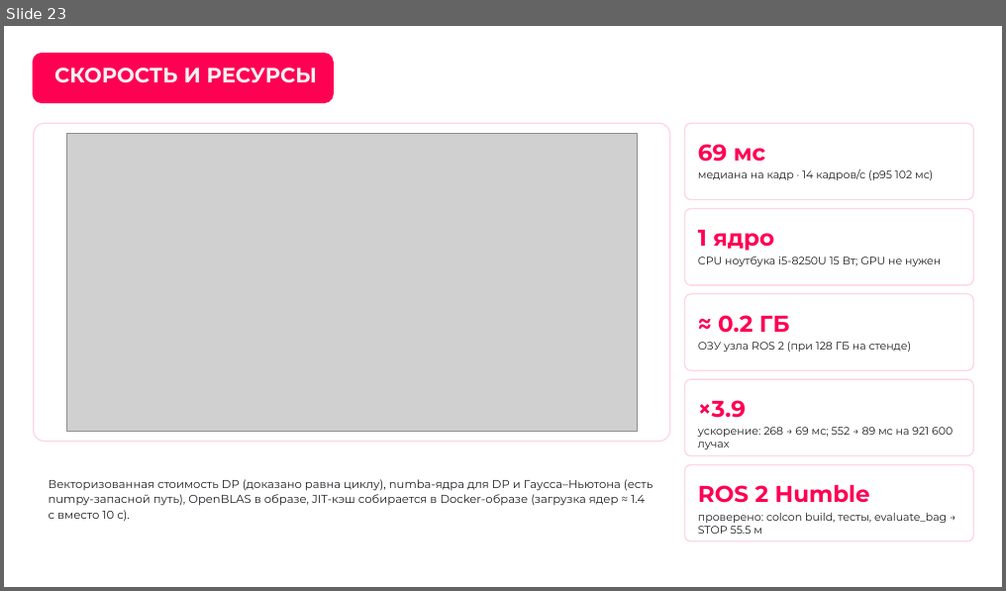
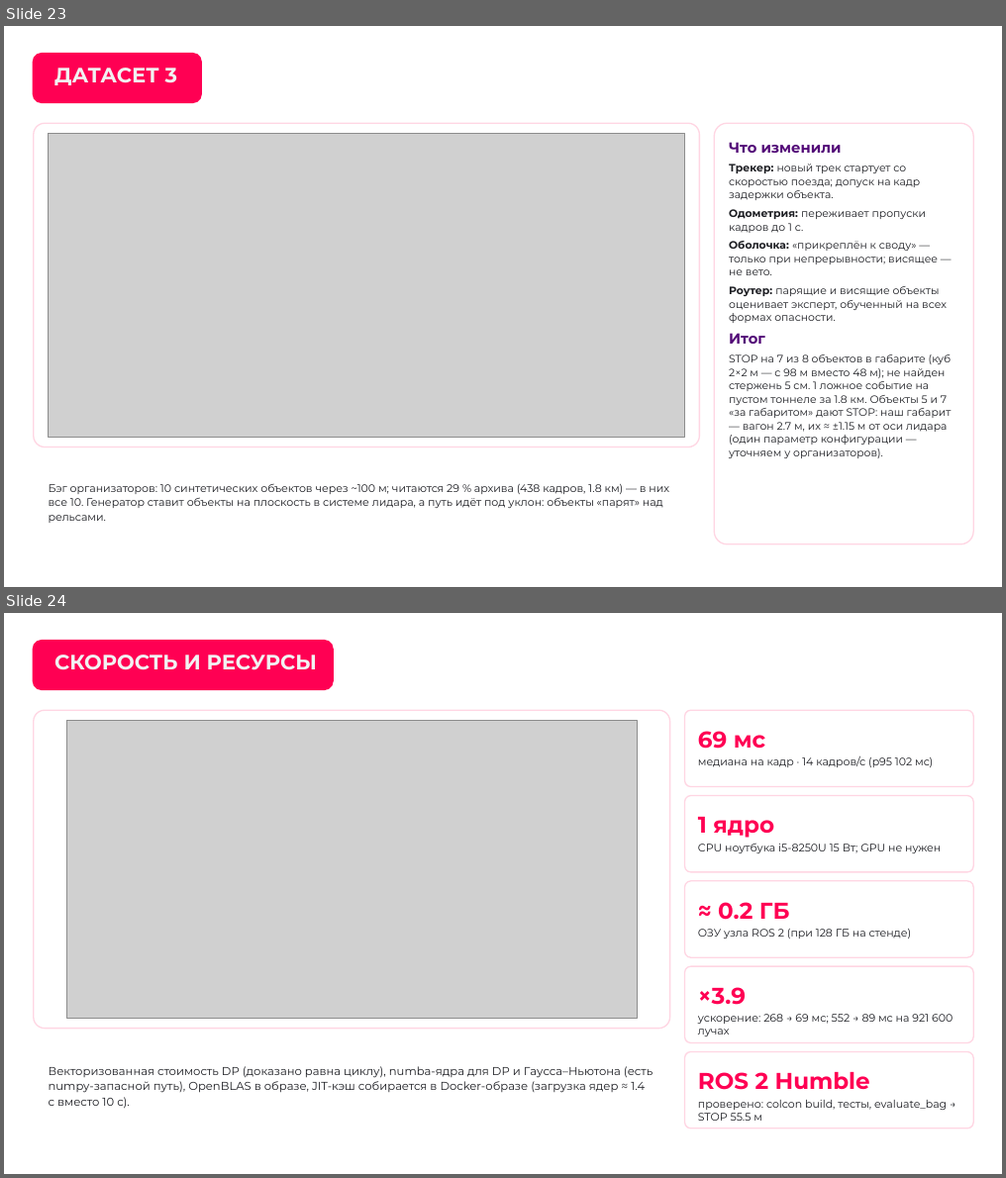
Before and after one commit to EhimenNathan/tunnelguard-lct2026, a slide deck: presentation/TunnelGuard_LCT2026.pptx. Shown one above the other, each under a label of ours: slide 23 before the commit, slides 23 and 24 after it. The pictures are 1006x591 and 1006x1178 pixels, drawn with LibreOffice and Linux fonts; fonts in the diff are those of the drawing; grey boxes stand for pictures; background and template pictures are left out. Boxes give left, top, right and bottom in pixels: in the first picture for what was removed or moved away, otherwise in the second. Text is boxed around its words. In the diff, an @@ line names an element or a change of style, - is before the commit and + after.

```diff
--- a/presentation/TunnelGuard_LCT2026.pptx
+++ b/presentation/TunnelGuard_LCT2026.pptx
@@ slide 23 added at bbox=[4, 26, 1002, 587], background picture (left out) @@
@@ rounded rectangle added at bbox=[33, 52, 202, 103], fill #FF0053 @@
@@ title added at bbox=[54, 68, 177, 85], 20 pt, text #F2F2F2, bold @@
+ДАТАСЕТ 3
@@ rounded rectangle added at bbox=[33, 123, 699, 448], fill #FFFFFF, outline #FFD6E3 1.25 pt @@
@@ picture added at bbox=[49, 134, 685, 438] @@
@@ rounded rectangle added at bbox=[715, 123, 973, 545], fill #FFFFFF, outline #FFD6E3 1.25 pt @@
@@ text added at bbox=[729, 142, 951, 459], 10.3 pt, text #1C1D22 @@
+Что изменили
+Трекер: новый трек стартует со скоростью поезда; допуск на кадр задержки объекта.
+Одометрия: переживает пропуски кадров до 1 с.
+Оболочка: «прикреплён к своду» — только при непрерывности; висящее — не вето.
+Роутер: парящие и висящие объекты оценивает эксперт, обученный на всех формах опасности.
+Итог
+STOP на 7 из 8 объектов в габарите (куб 2×2 м — с 98 м вместо 48 м); не найден стержень 5 см. 1 ложное событие на пустом тоннеле за 1.8 км. Объекты 5 и 7 «за габаритом» дают STOP: наш габарит — вагон 2.7 м, их ≈ ±1.15 м от оси лидара (один параметр конфигурации — уточняем у организаторов).
@@ rounded rectangle added at bbox=[33, 460, 699, 545], fill #FFFFFF @@
@@ text added at bbox=[49, 484, 669, 523], 10.5 pt, text #1C1D22 @@
+Бэг организаторов: 10 синтетических объектов через ~100 м; читаются 29 % архива (438 кадров, 1.8 км) — в них все 10. Генератор ставит объекты на плоскость в системе лидара, а путь идёт под уклон: объекты «парят» над рельсами.
@@ page number added at bbox=[939, 547, 984, 576], 12 pt, text #FFFFFF @@
+23
@@ what was slide 23 is now slide 24 @@
```
Also in this commit, not shown: 7 slides changed.
